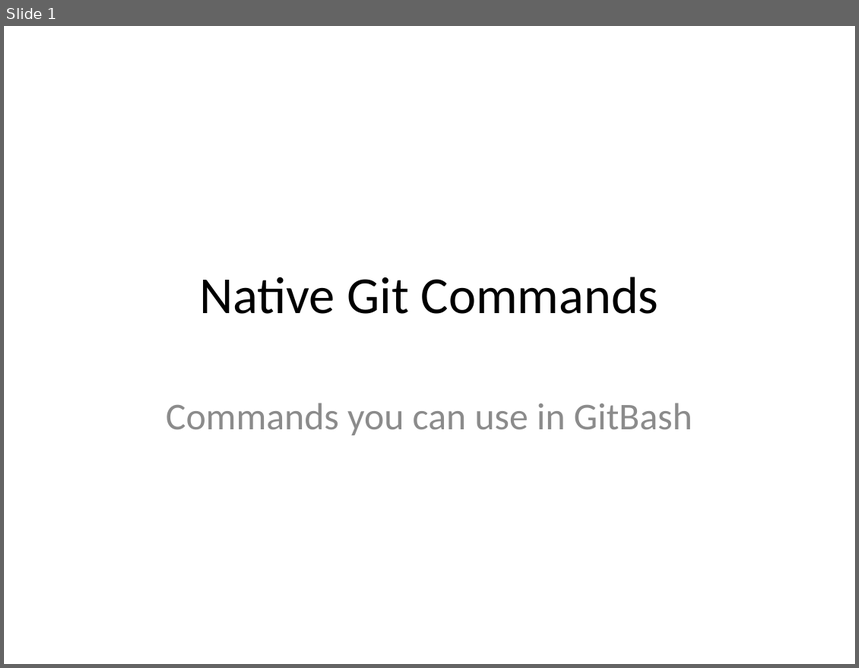
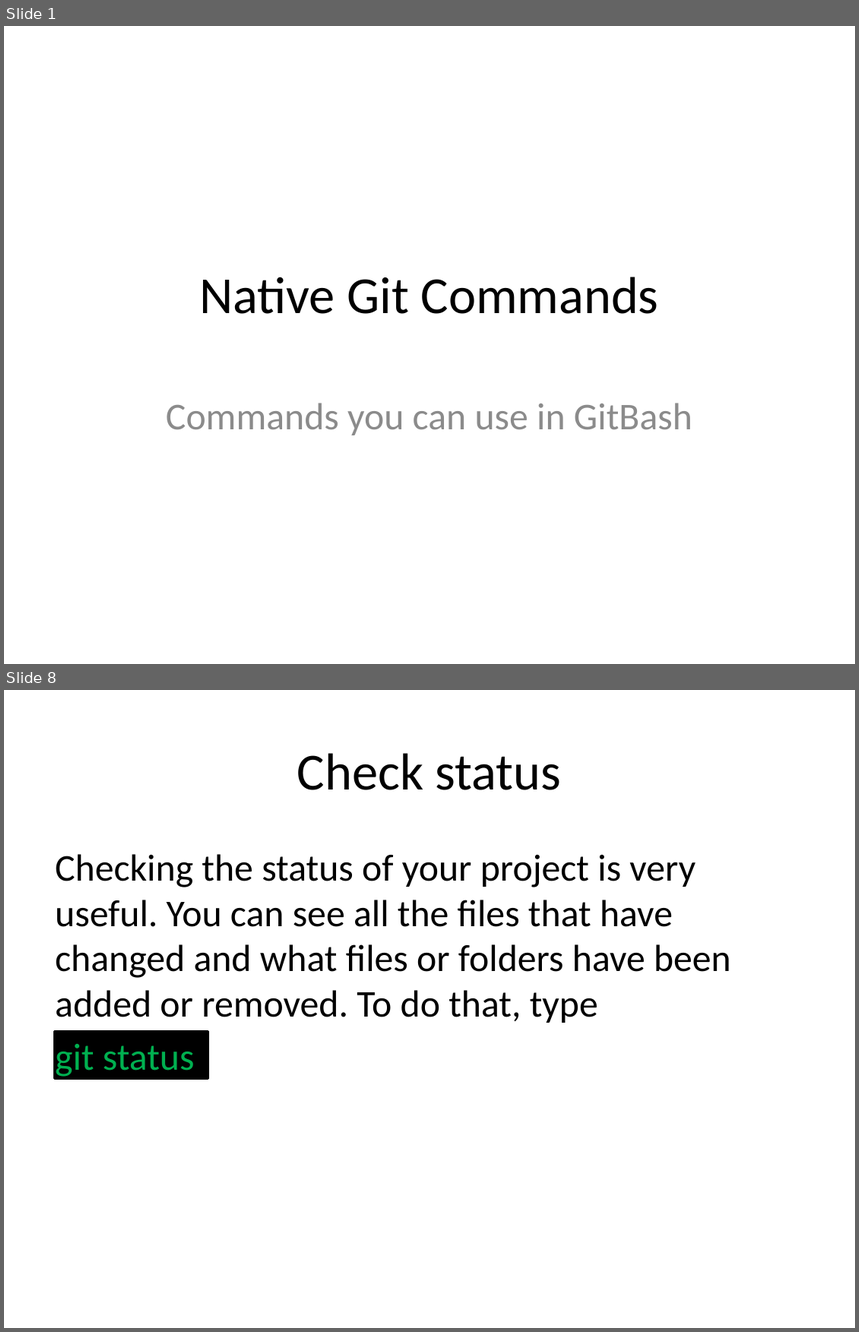
Before and after one commit to JaceTan/programming-notes, a slide deck: Native Git Commands.pptx. Shown one above the other, each under a label of ours: slide 1 before the commit, slides 1 and 8 after it; the slides between them are not shown. The pictures are 859x668 and 859x1332 pixels, drawn with LibreOffice and Linux fonts; fonts in the diff are those of the drawing. Boxes give left, top, right and bottom in pixels: in the first picture for what was removed or moved away, otherwise in the second. Text is boxed around its words. In the diff, an @@ line names an element or a change of style, - is before the commit and + after.

Commit message:
changed the titles within the ppt files

```diff
--- a/Native Git Commands.pptx
+++ b/Native Git Commands.pptx
@@ slide 8 added at <box>4,690,855,1328</box>, background #FFFFFF @@
@@ title added at <box>297,753,562,790</box>, 44 pt, text #000000 @@
+Check status
@@ text added at <box>55,854,731,1077</box>, 32 pt, text #000000 @@
+Checking the status of your project is very useful. You can see all the files that have changed and what files or folders have been added or removed. To do that, type
+git status
@@ rectangle added at <box>54,1032,208,1079</box>, fill #000000, outline #000000 2 pt @@
```
Also in this commit, not shown: 1 slide changed, 12 other slides added, 4 slides removed, 4 other files.
